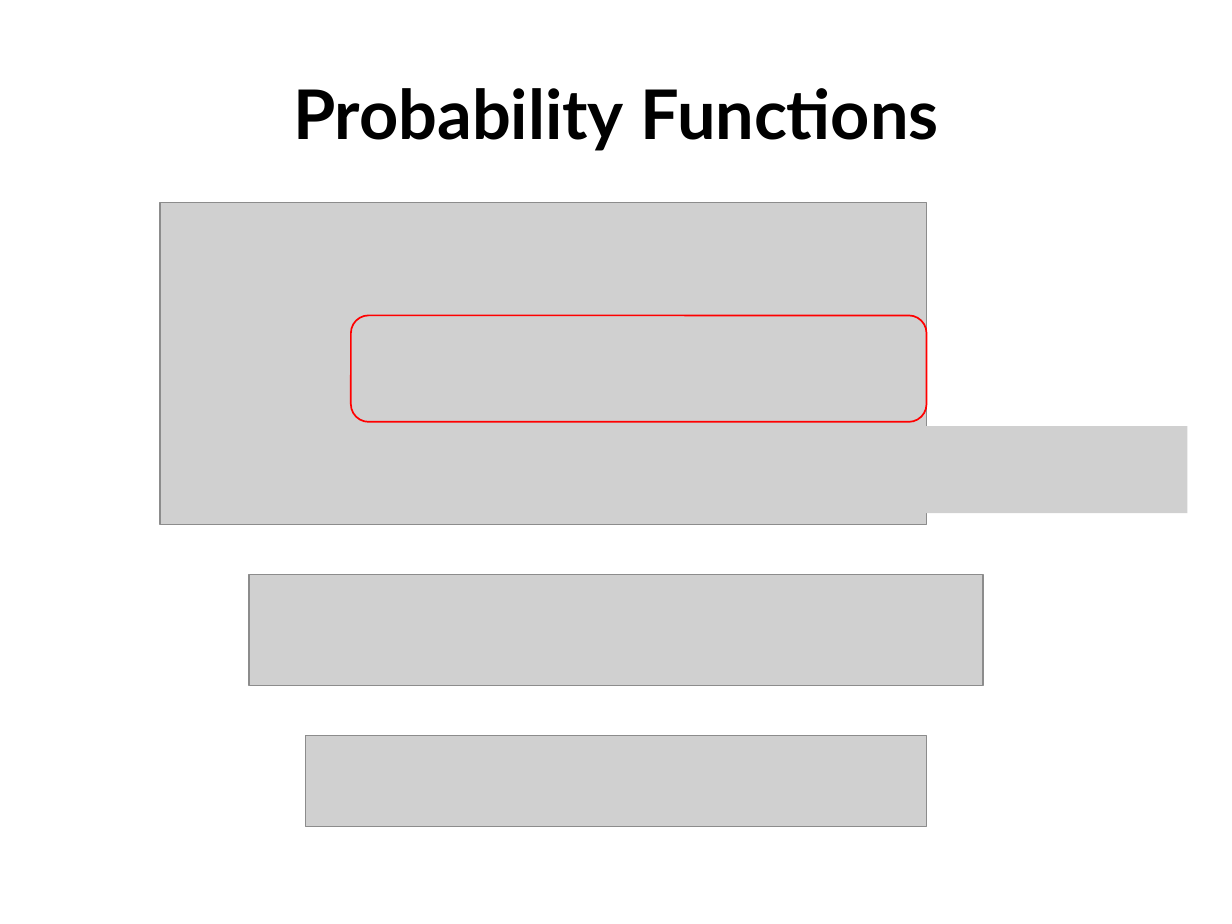
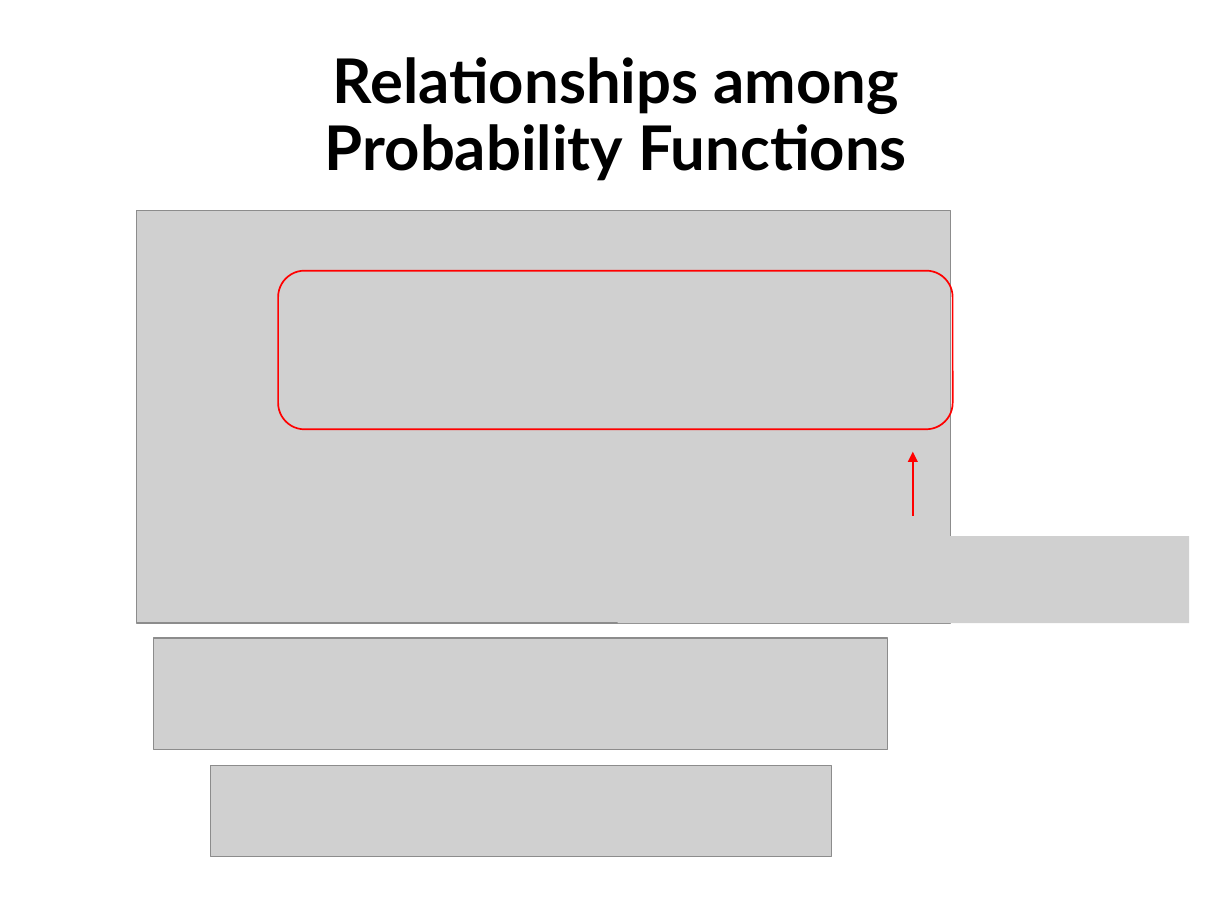
Before and after one commit to rk2900/DRSA, a slide deck: slide 17 of deep-recurrent-survival-analysis.pptx. Drawn at 1232x924 pixels with LibreOffice and Linux fonts; fonts in the diff are those of the drawing; grey boxes stand for pictures; background and template pictures are left out. Boxes give left, top, right and bottom in pixels: in the first picture for what was removed or moved away, otherwise in the second. Text is boxed around its words. In the diff, an @@ line names an element or a change of style, - is before the commit and + after.

Commit message:
update slides

```diff
--- a/deep-recurrent-survival-analysis.pptx
+++ b/deep-recurrent-survival-analysis.pptx
@@ title at [325,57,907,181]: text changed; size 40 to 36 pt @@
-Probability Functions
+Relationships among
+Probability Functions
@@ picture: place and size @@
-picture at [160,203,926,525]
+picture at [137,211,951,623]
@@ rounded rectangle: place and size @@
-rounded rectangle at [351,315,926,421]
+rounded rectangle at [278,271,954,430]
@@ picture removed at [616,426,1188,514] @@
@@ arrow added from (913, 516) to (913, 452), #FF0000 1.5 pt @@
@@ picture added at [617,536,1189,623] @@
@@ picture: place and size @@
-picture at [249,574,983,685]
+picture at [154,638,888,749]
@@ picture: place and size @@
-picture at [306,736,926,827]
+picture at [211,766,832,857]
```
Also in this commit, not shown: 9 other slides changed, 6 slides added, 3 slides removed.
